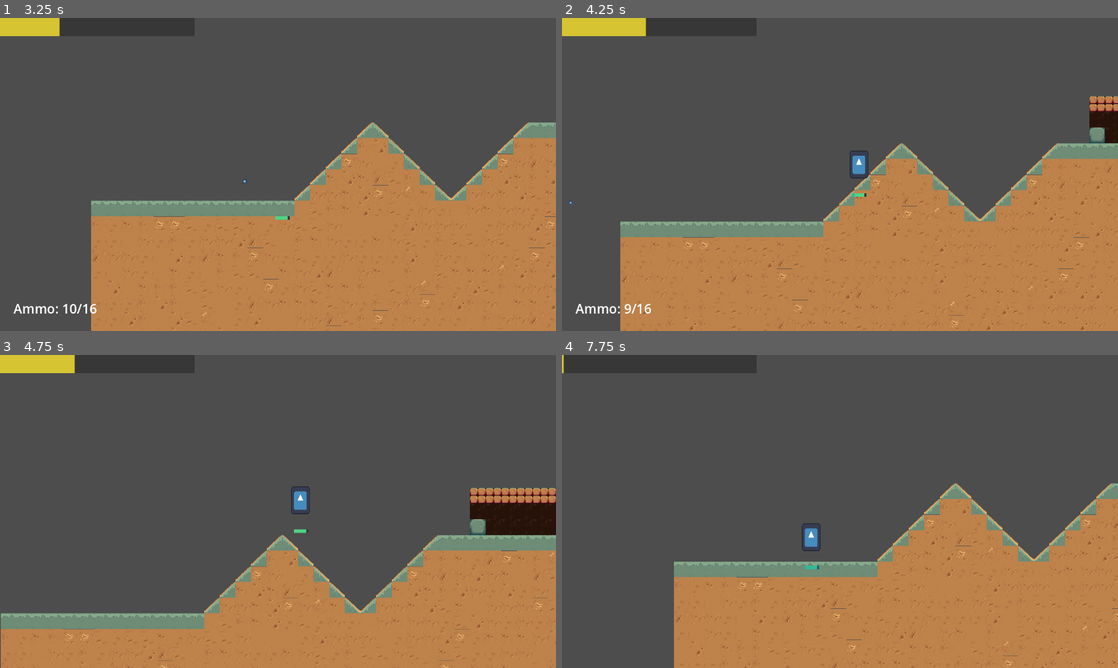
Above: before the commit, frames 1-4 (two rows, left to right).
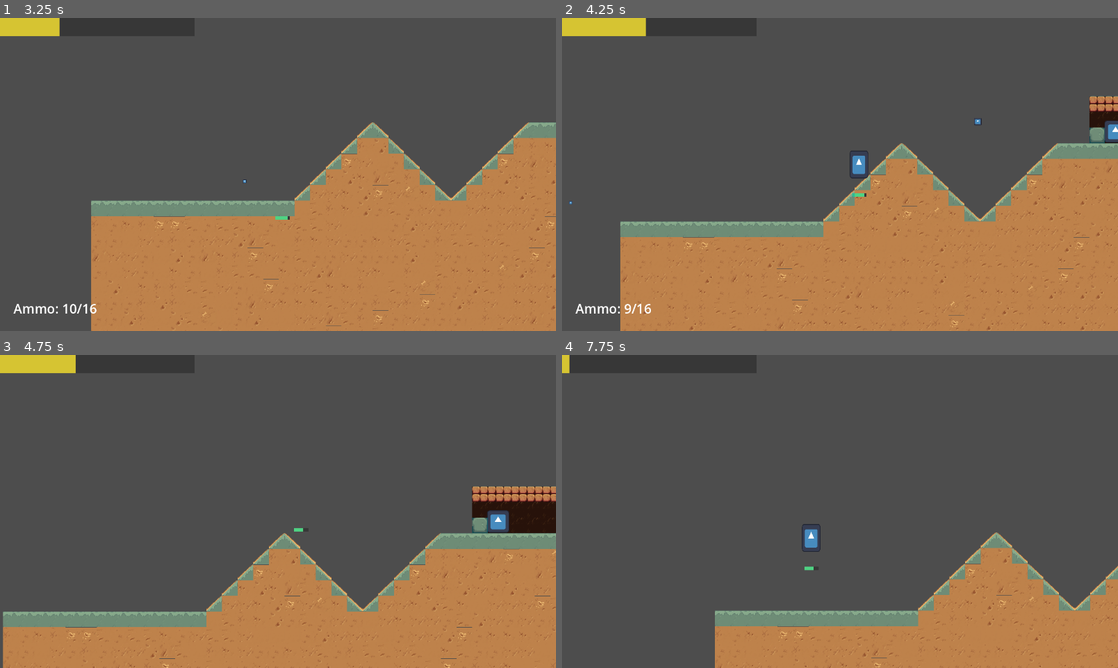
Above: after the commit, the same moments.

Repository: dzfrias/gladiator
Game: Godot game, scene res://scenes/test_scene.tscn
The game is run twice, just before and just after one commit, with the same random seed, the same clock (stepped at 60 frames per second) and the same inputs. The engine's default icon, where the game draws it, is replaced by a stand-in: a white triangle on a blue panel in a dark square.
Inputs (mouse positions are in pixels of both pictures, inside the frame that each line leads up to):
- Up to frame 1 (3.25 s): click "Enter Mission" at 0.5 s; move the mouse to (400, 158) at 1.27 s; press the mouse at (400, 158) at 1.28 s; hold D (right) 1.28-2.78 s; tap Space (jump) at 1.52, 1.82, 2.27, 2.57 s; move the mouse to (166, 190) at 2.02 s; release the mouse at (166, 190) at 2.03 s; tap S (crouch) at 2.1 s; click (166, 190) at 2.3 s; move the mouse to (333, 105) at 2.77 s; press the mouse at (333, 105) at 2.78 s; hold A (left) from 2.78 s (still down)
- Up to frame 2 (4.25 s): move the mouse to (812, 237) at 3.52 s; release A (left) at 3.53 s; release the mouse at (812, 237) at 3.53 s; hold D (right) from 3.53 s (still down); tap E (roll) at 3.6 s; tap Space (jump) at 3.77, 4.07 s; click (812, 237) at 3.8 s
- Up to frame 3 (4.75 s): keep holding D (right); move the mouse to (444, 558) at 4.27 s; hold Q (toggle_weapon) from 4.28 s (still down); tap Space (jump) at 4.52 s; click (444, 558) at 4.55 s
- Up to frame 4 (7.75 s): tap Space (jump) at 4.82, 5.27, 5.57, 6.77, 7.07, 7.52 s; tap R (reload) at 4.9 s; move the mouse to (673, 464) at 5.02 s; release D (right) at 5.03 s; release Q (toggle_weapon) at 5.03 s; hold A (left) 5.03-5.78 s; click (673, 464) at 5.1 s; move the mouse to (867, 511) at 5.77 s; hold D (right) 5.78-6.53 s; hold S (crouch) 5.78-6.53 s; click (867, 511) at 6.05 s; move the mouse to (756, 433) at 6.52 s; hold A (left) from 6.53 s (still down); click (756, 433) at 6.6 s; move the mouse to (962, 495) at 7.27 s; hold E (roll) from 7.28 s (still down); click (962, 495) at 7.55 s

Frame 1 is identical in both runs. In frame 2, 0.2% of the frame differs, in the area x 74-100%, y 32-40%; in frame 3, 3.8%; in frame 4, 19%, in the area x 0-100%, y 0-100%.

Commit message:
make ranged enemy stand when they can't hide from player using a box

Diff:
--- a/scenes/idle_shooter.tscn
+++ b/scenes/idle_shooter.tscn
@@ -81,3 +81,8 @@
 
 [node name="CollisionShape2D" type="CollisionShape2D" parent="NotifyZone"]
 shape = SubResource("CircleShape2D_c2f02")
+
+[node name="BoxDetection" type="RayCast2D" parent="."]
+position = Vector2(0, -20)
+target_position = Vector2(-60, 0)
+collision_mask = 64
--- a/scripts/enemies/idle_shooter.gd
+++ b/scripts/enemies/idle_shooter.gd
@@ -4,10 +4,14 @@
 @export var idle_time: float = 1
 @export var impact_particle_prefab: PackedScene
 
+@onready var weapon: Weapon = $Weapon
 @onready var detection_zone = $DetectionZone
+@onready var box_detection = $BoxDetection
 var _state: State = State.HIDING
 @onready var _tracking: Node2D = Player.Instance
-var _can_stand: bool = true
+
+var box_position: Vector2
+var has_box: bool = false
 
 enum State {
 	HIDING,
@@ -18,6 +22,10 @@
 func _ready() -> void:
 	$Health.died.connect(_on_health_died)
 	$Health.damage_taken.connect(_on_health_damage_taken)
+	await get_tree().create_timer(0.1).timeout
+	if box_detection.is_colliding():
+		has_box = true
+		box_position = box_detection.get_collision_point()
 
 func _physics_process(delta: float) -> void:
 	if not is_on_floor():
@@ -25,13 +33,16 @@
 
 	match _state:
 		State.HIDING:
+			if !has_box:
+				_state = State.STANDING
+
 			var xdist := _tracking.position.x - position.x
 			$StandCollision.disabled = true
 			$HideCollision.disabled = false
 			$StandSprite.visible = false
 			$HideSprite.visible = true
 			$Direction.scalar = signf(xdist)
-			if detection_zone.has_overlapping_bodies() and _can_stand:
+			if detection_zone.has_overlapping_bodies() and (weapon.ammo > 0 or !_is_box_inbetween()):
 				_state = State.STANDING
 		State.STANDING:
 			var xdist := _tracking.position.x - position.x
@@ -41,7 +52,12 @@
 			$StandSprite.visible = true
 			$HideSprite.visible = false
 
-			_shoot()
+			if weapon.ammo > 0:
+				_shoot()
+			elif !weapon.is_reloading:
+				weapon.reload()
+			elif has_box and _is_box_inbetween():
+				_hide()
 
 func notify() -> void:
 	for body in $NotifyZone.get_overlapping_bodies():
@@ -53,16 +69,21 @@
 	notify()
 	_state = State.SHOOTING
 	await get_tree().create_timer(prepare_attack_time).timeout
-	while $Weapon.ammo > 0:
-		await $Weapon.fire($Direction)
+	while weapon.ammo > 0:
+		await weapon.fire($Direction)
 	await get_tree().create_timer(idle_time).timeout
-	_hide()
+	if box_position and _is_box_inbetween():
+		_hide()
+	else:
+		_state = State.STANDING
+
+func _is_box_inbetween():
+	return sign(global_position.x - box_position.x) == sign(global_position.x - Player.Instance.global_position.x)
 
 func _hide():
 	_state = State.HIDING
-	_can_stand = false
-	await $Weapon.reload()
-	_can_stand = true
+	if !weapon.is_reloading and weapon.ammo <= 0:
+		await weapon.reload()
 
 func _on_health_damage_taken(_amount: float, _direction: Vector2) -> void:
 	var impact_particles = impact_particle_prefab.instantiate()
